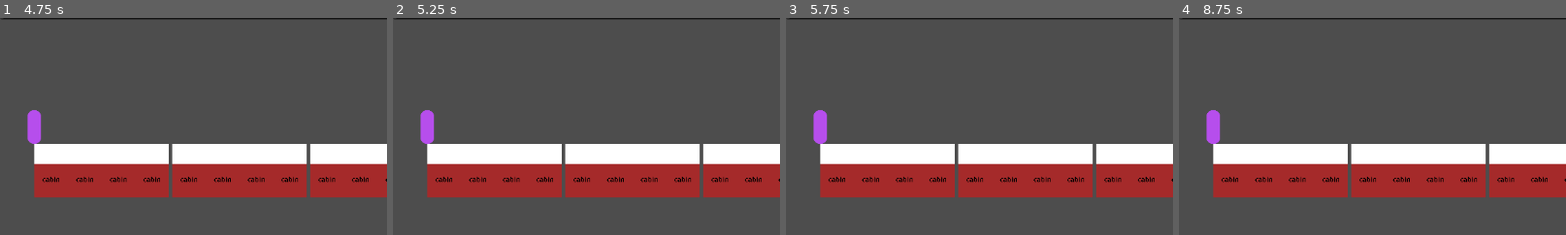
Above: before the commit, frames 1-4 (left to right).
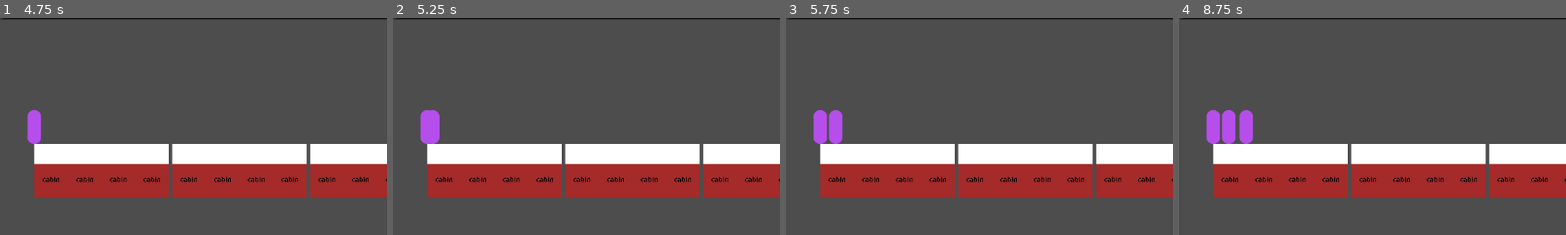
Above: after the commit, the same moments.

Repository: Sphinx111/ed_and_morgs_train_builder
Game: Godot game, scene res://Scenes/traincar.tscn
The game is run twice, just before and just after one commit, with the same random seed, the same clock (stepped at 60 frames per second) and the same inputs.
Inputs (mouse positions are % of the whole screen's width and height, from its top left):
- Up to frame 1 (4.75 s): click (42, 11) at 0.52 s; type "12" at 0.6 s; click "Give Order" at 1.25 s; click "Tick" at 2 s; click "Pass++" at 2.75 s; click "Give Order" at 3.5 s; click "Tick" at 4.25 s
- Up to frame 2 (5.25 s): click "Pass++" at 5 s
- Up to frame 3 (5.75 s): no input
- Up to frame 4 (8.75 s): click "Give Order" at 5.75 s; click "Tick" at 6.5 s; click "Pass++" at 7.25 s; tap Enter at 8 s
The pictures show only the part of the screen within x 0-50%, y 13-63%; the shares and areas given below are measured in that part.

Frame 1 is identical in both runs. In frame 2, 0.2% of the frame differs, in the area x 9-13%, y 42-59%; in frame 3, 0.5%; in frame 4, 1.1%, in the area x 7-20%, y 42-59%.

Commit message:
More efficient and working passenger movement

Diff:
--- a/Scenes/passenger.tscn
+++ b/Scenes/passenger.tscn
@@ -9,3 +9,17 @@
 [node name="Sprite2D" type="Sprite2D" parent="."]
 position = Vector2(0, -25)
 texture = ExtResource("2_uumvl")
+
+[node name="DebugRight" type="Line2D" parent="."]
+top_level = true
+position = Vector2(50, 0)
+points = PackedVector2Array(0, 0, 0, -15)
+width = 3.0
+default_color = Color(0.982137, 0.66339, 0.691368, 1)
+
+[node name="DebugLeft" type="Line2D" parent="."]
+top_level = true
+position = Vector2(-50, 0)
+points = PackedVector2Array(0, 0, 0, -15)
+width = 3.0
+default_color = Color(0.596078, 1, 1, 1)
--- a/Train.gd
+++ b/Train.gd
@@ -65,6 +65,8 @@
 func add_module(type: String, carNum : int, position : int):
 	if carriages.size() <= position or carriages[carNum] == null:
 		print_debug("Error: attempting to add module to nonexistent car: " + String.num_int64(carNum))
+	remove_module(carNum, position)
+
 	carriages[carNum].add_module(type, position)
 	for needType in carriages[carNum].modules[position].serves_needs:
 		passengerMap.update_single_type_map(needType)                         # Update the passenger nav map for this type
@@ -105,6 +107,11 @@
 
 func get_trainpos_from_coords(localPos : Vector2) -> Array[int]:
 	var carIndex : int = floor(localPos.x / (Globals.car_length + Globals.car_separation) )
-	var posInCar = localPos.x - carriages[carIndex].position.x
-	var moduleIndex = floor(posInCar / Globals.module_width)
+	var posInCar : int = (localPos.x - carriages[carIndex].position.x)
+	var moduleIndex : int = floor(min((posInCar / Globals.module_width), (Globals.modules_per_car - 1)))
 	return [carIndex,moduleIndex]
+
+func get_xpos_from_trainpos(trainPos: Array) -> float:
+	var result : float = (trainPos[0] * (Globals.car_length + Globals.car_separation))
+	result = result + (trainPos[1] * Globals.module_width)
+	return result
--- a/passenger.gd
+++ b/passenger.gd
@@ -16,6 +16,9 @@
 
 var home_cabin = null
 var destination : Vector2 = self.position
+
+var debugLeft : Line2D = null
+var debugRight : Line2D = null
 
 # Foodtypes and last tick they were eaten on (to track food variety)
 var foodsEaten = {
@@ -40,41 +43,46 @@
 func _ready():
 	manager = get_parent()
 	parentTrain = manager.get_parent()
+	debugLeft = $DebugLeft
+	debugRight = $DebugRight
 
 func _process(delta) -> void:
 	destination.x = max(destination.x, parentTrain.minXpos)
 	destination.x = min(destination.x, parentTrain.maxXpos)
 	position = position.move_toward(destination, movespeed * delta)
 	if (direction > 0 and position.x > next_module_pos) or (direction < 0 and position.x < last_module_pos):
-		recheck_module()
-	pass
+		update_module_positions()
 
 # Once at outset, or per module moved, confirm position on train and which module we are at
 # set thresholds to re-check module next
-func recheck_module():
+func update_module_positions():
+	var myLocation = parentTrain.get_trainpos_from_coords(self.position)
+	last_module_pos = parentTrain.get_xpos_from_trainpos(myLocation)
+	current_module = parentTrain.carriages[myLocation[0]].modules[myLocation[1]]
+
+	myLocation[1] = myLocation[1] + 1
+	if myLocation[1] == Globals.modules_per_car:
+		myLocation[0] = myLocation[0] + 1
+		myLocation[1] = 0
+	next_module_pos = parentTrain.get_xpos_from_trainpos(myLocation)
+	print("next module: %f" % next_module_pos)
+
+	debugLeft.position.x = last_module_pos# - position.x
+	debugRight.position.x = next_module_pos# - position.x
+
+
+# If my needs have just changed, check whether the module I am in serves what I need
+func check_current_module():
 	var myLocation = parentTrain.get_trainpos_from_coords(self.position)
 	current_module = parentTrain.carriages[myLocation[0]].modules[myLocation[1]]
-
-	# If we move left of this point, we have left current module and need to check
-	last_module_pos = current_module.position.x
-	if myLocation[1] == 0:
-		last_module_pos -= Globals.car_separation
-
-	# Get thresholds to check next module (moving right)
-	next_module_pos = position.x + Globals.module_width
-	if myLocation[1] == 3:
-		next_module_pos += Globals.car_separation
-
 	if current_module.can_serve_need(targetNeed):
 		enter_customer_module(current_module, 1)
-	print("I'm at the " + current_module.type + " module!")
+
 
 func enter_customer_module(target : ModuleBase, attemptNo : int):
 	if target.can_enter(self):
 		target.add_customer(self)
 		self.hide()
-	else:
-		destination.x += randi_range(-Globals.module_width/4, Globals.module_width/4)    # Wait in random spot outside module
 
 func exit_customer_module():
 	self.show()
@@ -95,7 +103,7 @@
 	if maxVal > Globals.passenger_seeks_threshold:
 		#if maxNeed != "" and maxNeed != targetNeed:
 		targetNeed = maxNeed
-		recheck_module()
+		check_current_module()
 
 func pick_direction():
 	# Chance to idly move around if no behaviour
--- a/passengerManager.gd
+++ b/passengerManager.gd
@@ -29,3 +29,4 @@
 func add_passenger():
 	var newPass = PassengerScene.instantiate()
 	add_child(newPass)
+	passengers.append(newPass)
